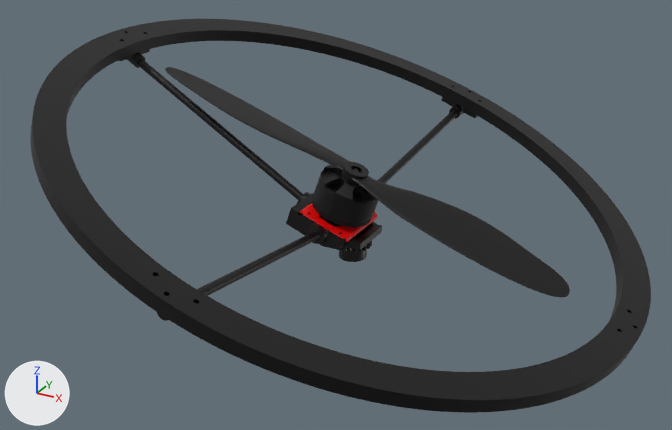
Before and after pictures for a commit that changed the COLLADA model robots/hydrus_xi/urdf/mesh/link/propeller_link.dae.
Before and after are seen from a 50 mm camera at (0.281, -0.536, 0.297) aimed at (-0.004, -0.017, 0.038). Every picture has the same lights, and +X, +Y and +Z are marked at lower left. Vertices at the same position are counted once.

The first picture shows 'Propeller_Black', 'Propeller_Red'.
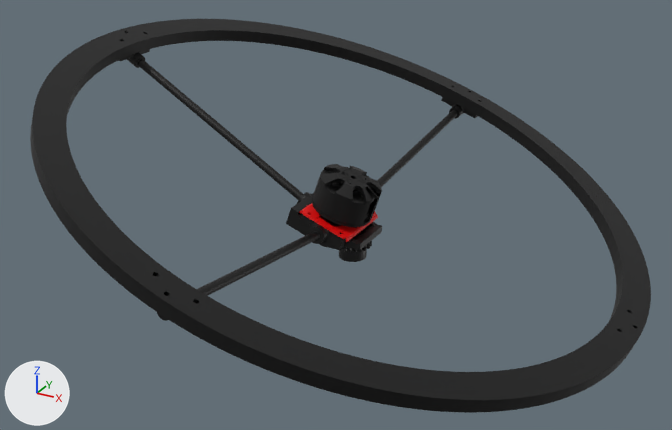
Commit message: [Hydrus_XI] refactor CAD model realted to propeller to enable the visible rotation in gazebo

The change, as JSON lines over the scene's bpy script:
```json
{"op": "add", "block": "mat_material_003_009", "code": ["mat_material_003_009 = principled_material('Material_003.009')", "mat_material_003_009.base_color = (0.0, 0.0, 0.0)  # black #000000"]}
{"block": "me_propeller_black", "where": "# used by ob_propeller_black; location = (0.0, 0.0, 0.0)"}
{"op": "remove", "block": "me_propeller_black", "code": "me_propeller_black.from_pydata(...)  # 11545 vertices, 23972 faces; spans x -0.202..0.205, y -0.215..0.215, z -0.013..0.143"}
{"op": "remove", "block": "me_propeller_black", "code": "me_propeller_black.materials.append(mat_material_003)  # black #000000"}
{"op": "add", "block": "me_propeller_black", "code": "me_propeller_black.from_pydata(...)  # 9319 vertices, 19436 faces; spans x -0.202..0.205, y -0.215..0.215, z -0.013..0.143"}
{"block": "me_propeller_black", "change": "me_propeller_black part 1: 2226 vertices removed from x -0.154..0.156, y -0.023..0.022, z 0.007..0.12"}
{"op": "add", "block": "me_propeller_black", "code": "me_propeller_black.materials.append(mat_material_003_009)  # black #000000"}
```

Pixel boxes [x1, y1, x2, y2] of what changed, in the pictures (672 x 430 px):
```json
{"part": 1, "of": "me_propeller_black", "change": "deleted", "before": [165, 67, 570, 297], "on screen": "black"}
```
